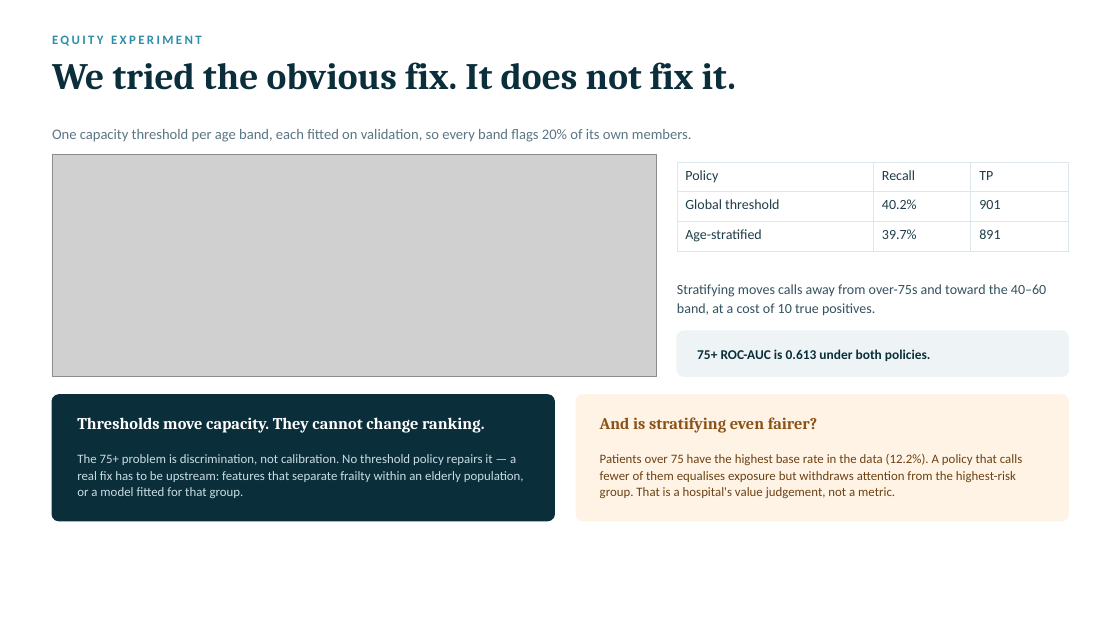
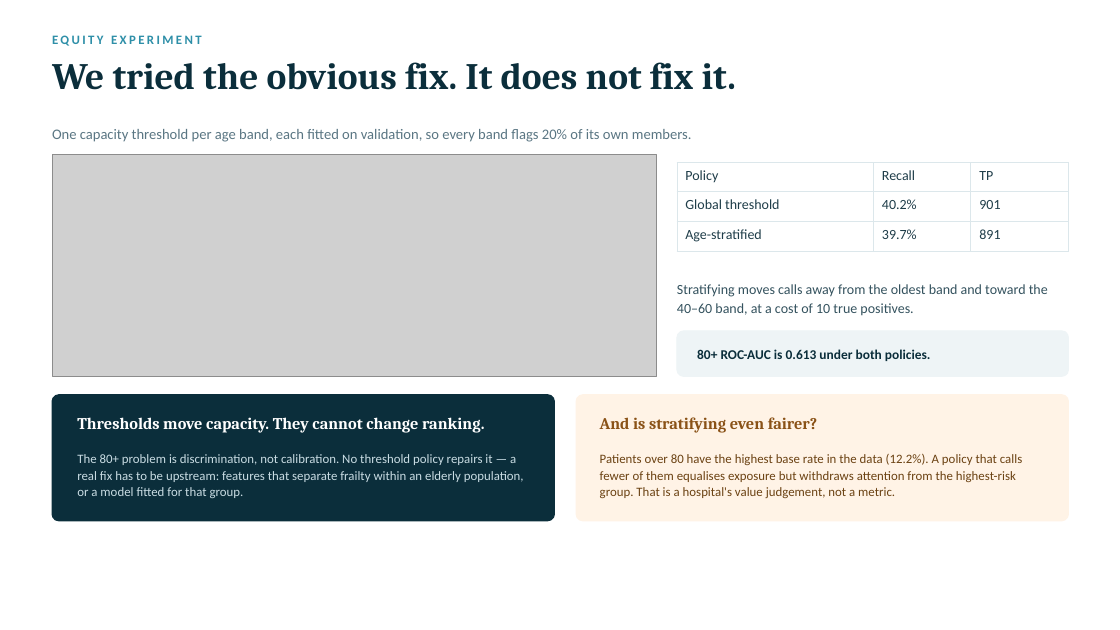
Before and after one commit to sgoel2be24-cyber/hospital-readmission-risk, a slide deck: slide 16 of ML_Bubble_2026_Readmission_Risk.pptx. Drawn at 1120x630 pixels with LibreOffice and Linux fonts; fonts in the diff are those of the drawing; grey boxes stand for pictures. Boxes give left, top, right and bottom in pixels: in the first picture for what was removed or moved away, otherwise in the second. Text is boxed around its words. In the diff, an @@ line names an element or a change of style, - is before the commit and + after.

```diff
--- a/ML_Bubble_2026_Readmission_Risk.pptx
+++ b/ML_Bubble_2026_Readmission_Risk.pptx
@@ text at (677,284,1048,315): text changed @@
-Stratifying moves calls away from over-75s and toward the 40–60 band, at a cost of 10 true positives.
+Stratifying moves calls away from the oldest band and toward the 40–60 band, at a cost of 10 true positives.
@@ text at (697,349,931,361): text changed @@
-75+ ROC-AUC is 0.613 under both policies.
+80+ ROC-AUC is 0.613 under both policies.
@@ text at (77,454,524,498): text changed @@
-The 75+ problem is discrimination, not calibration. No threshold policy repairs it — a real fix has to be upstream: features that separate frailty within an elderly population, or a model fitted for that group.
+The 80+ problem is discrimination, not calibration. No threshold policy repairs it — a real fix has to be upstream: features that separate frailty within an elderly population, or a model fitted for that group.
@@ text at (600,454,1022,498): text changed @@
-Patients over 75 have the highest base rate in the data (12.2%). A policy that calls fewer of them equalises exposure but withdraws attention from the highest-risk group. That is a hospital's value judgement, not a metric.
+Patients over 80 have the highest base rate in the data (12.2%). A policy that calls fewer of them equalises exposure but withdraws attention from the highest-risk group. That is a hospital's value judgement, not a metric.
```
Also in this commit, not shown: 2 other slides changed, 1 slide added, 20 other files.
